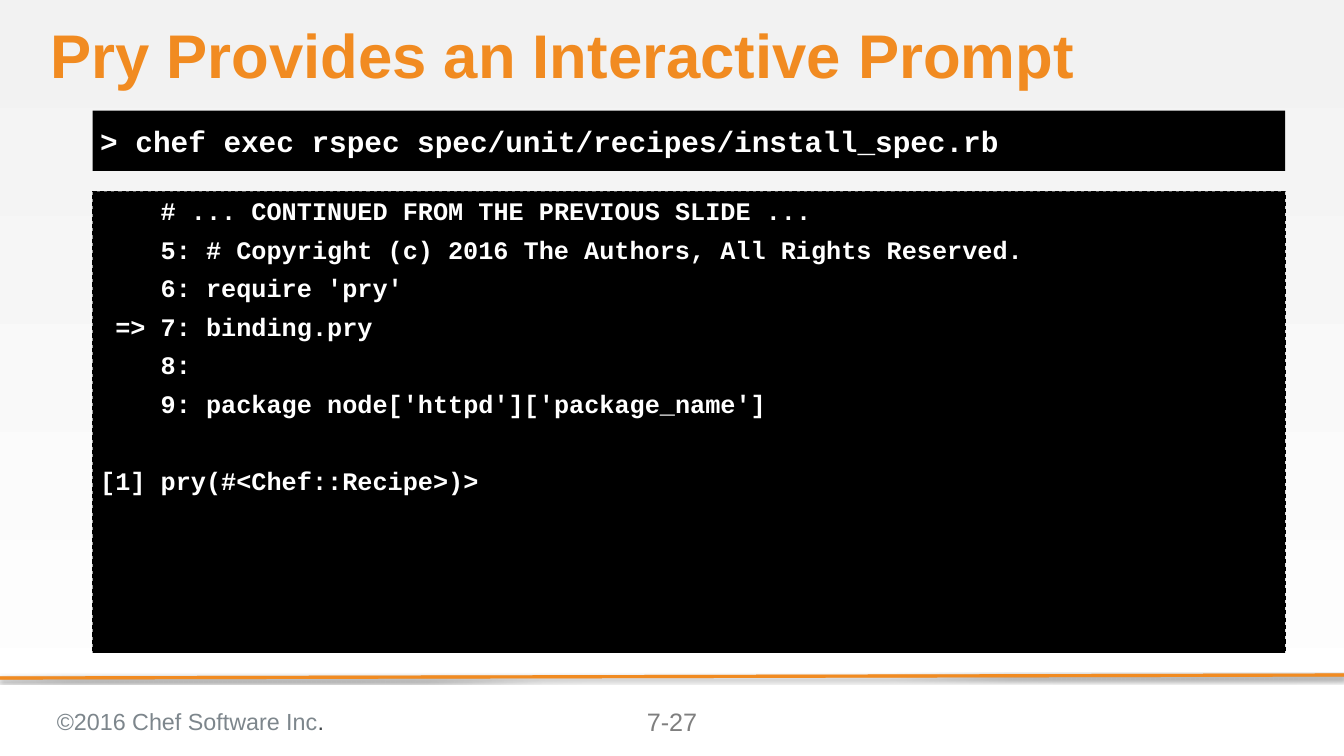
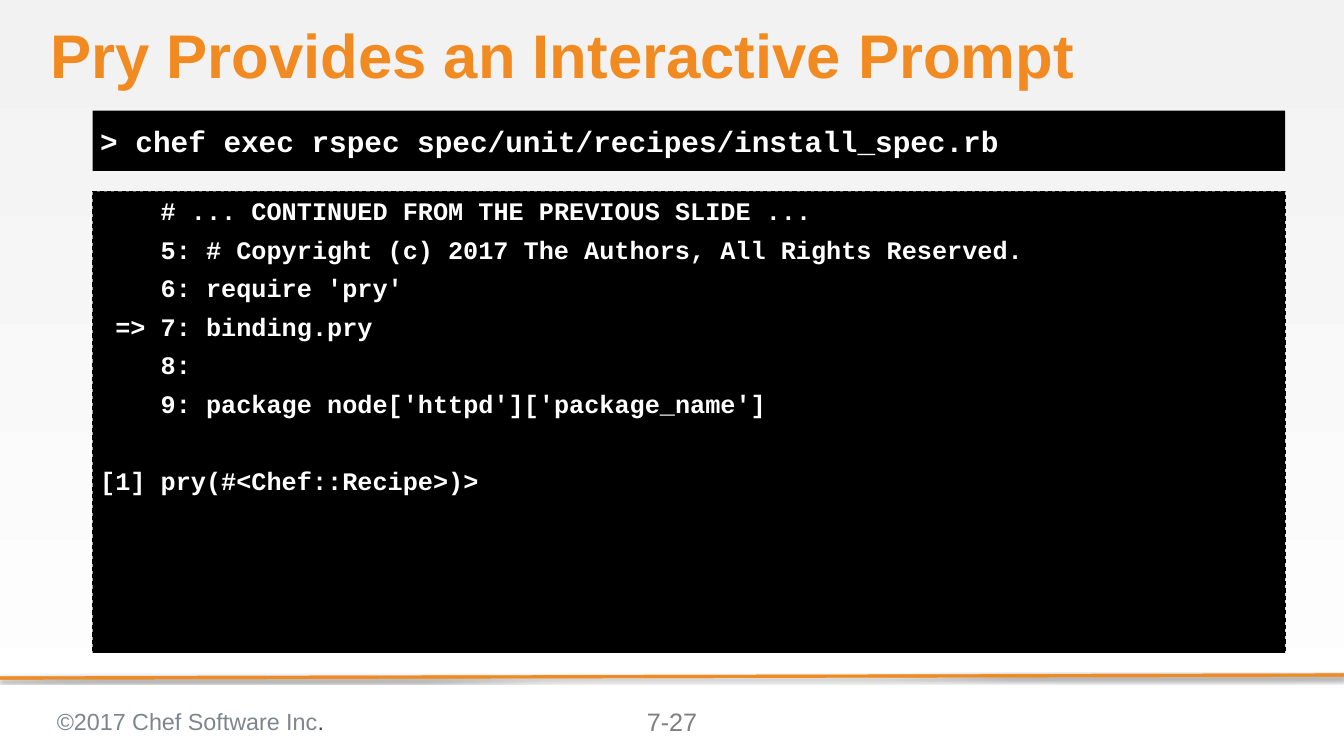
Before and after one commit to chef-training/test_driven_cookbook_development, a slide deck: slide 27 of 07-refactoring_to_attributes.pptx. Drawn at 1344x756 pixels with LibreOffice and Linux fonts; fonts in the diff are those of the drawing; background and template pictures are left out. Boxes give left, top, right and bottom in pixels: in the first picture for what was removed or moved away, otherwise in the second. Text is boxed around its words. In the diff, an @@ line names an element or a change of style, - is before the commit and + after.

```diff
--- a/07-refactoring_to_attributes.pptx
+++ b/07-refactoring_to_attributes.pptx
@@ text at (161,240,1023,265): text changed @@
-5: # Copyright (c) 2016 The Authors, All Rights Reserved.
+5: # Copyright (c) 2017 The Authors, All Rights Reserved.
@@ text at (57,713,324,730): text changed @@
-©2016 Chef Software Inc.
+©2017 Chef Software Inc.
```
Also in this commit, not shown: 43 other slides changed, 15 other files.
